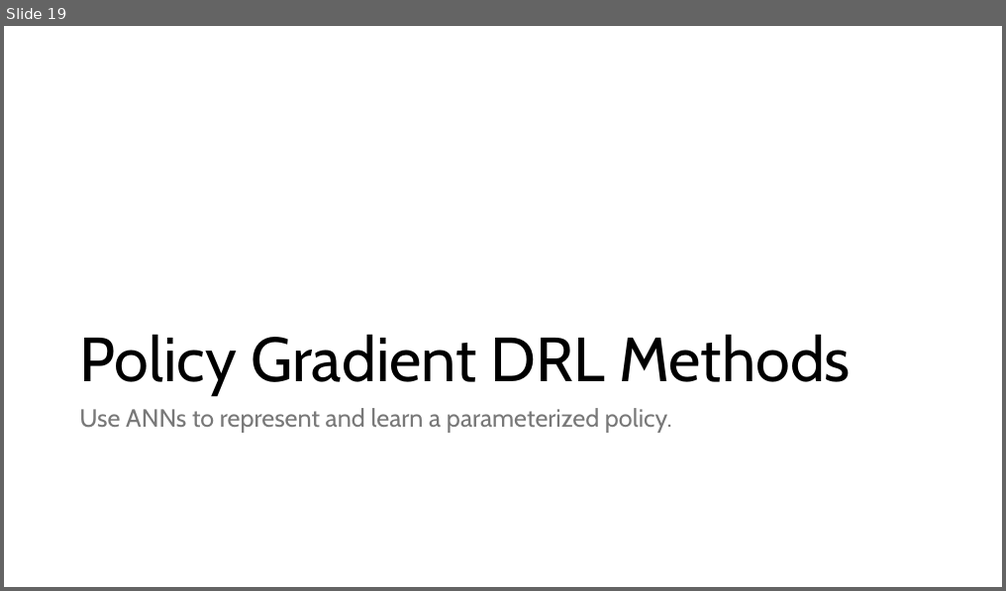
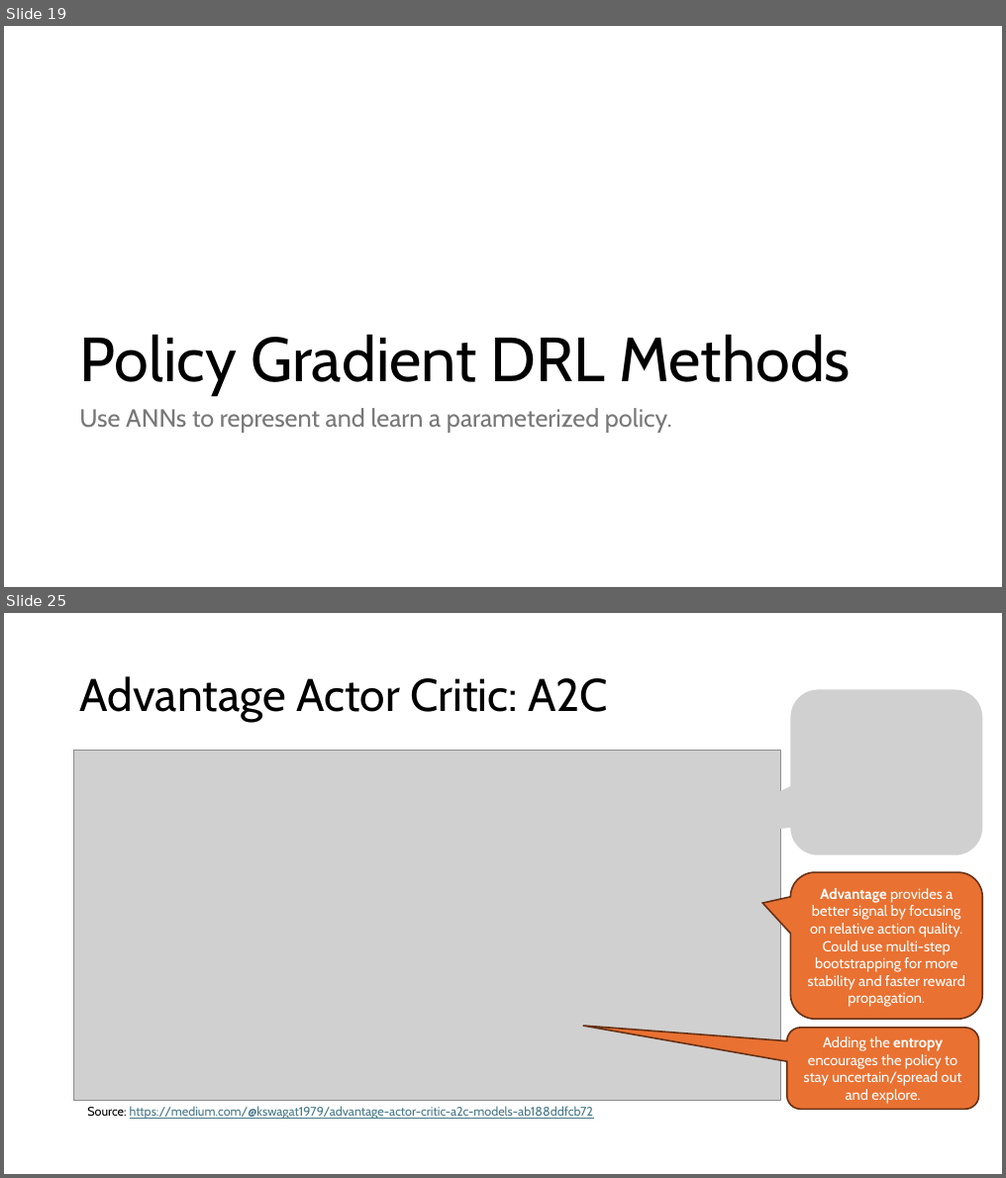
Before and after one commit to mhahsler/Introduction_to_Reinforcement_Learning, a slide deck: slides/Lecture_DRL.pptx. Shown one above the other, each under a label of ours: slide 19 before the commit, slides 19 and 25 after it; the slides between them are not shown. The pictures are 1006x591 and 1006x1178 pixels, drawn with LibreOffice and Linux fonts; fonts in the diff are those of the drawing; grey boxes stand for pictures. Boxes give left, top, right and bottom in pixels: in the first picture for what was removed or moved away, otherwise in the second. Text is boxed around its words. In the diff, an @@ line names an element or a change of style, - is before the commit and + after.

```diff
--- a/slides/Lecture_DRL.pptx
+++ b/slides/Lecture_DRL.pptx
@@ slide 25 added at (x1=4, y1=613, x2=1002, y2=1174), background #FFFFFF @@
@@ title added at (x1=80, y1=676, x2=608, y2=722), 44 pt, text #000000 @@
+Advantage Actor Critic: A2C
@@ picture added at (x1=791, y1=689, x2=982, y2=855) @@
@@ picture added at (x1=73, y1=750, x2=780, y2=1101) @@
@@ rounded speech box added at (x1=791, y1=872, x2=982, y2=1020), fill #E97132, outline #663216 1.5 pt, 14 pt, text #FFFFFF @@
+Advantage provides a better signal by focusing on relative action quality.
+Could use multi-step bootstrapping for more stability and faster reward propagation.
@@ rounded speech box added at (x1=787, y1=1028, x2=979, y2=1109), fill #E97132, outline #663216 1.5 pt, 14 pt, text #FFFFFF @@
+Adding the entropy encourages the policy to stay uncertain/spread out and explore.
@@ text added at (x1=87, y1=1106, x2=593, y2=1119), 12 pt, text #467886, underline @@
+Source: https://medium.com/@kswagat1979/advantage-actor-critic-a2c-models-ab188ddfcb72
```
Also in this commit, not shown: 9 slides changed, 1 slide removed, 1 other file.
